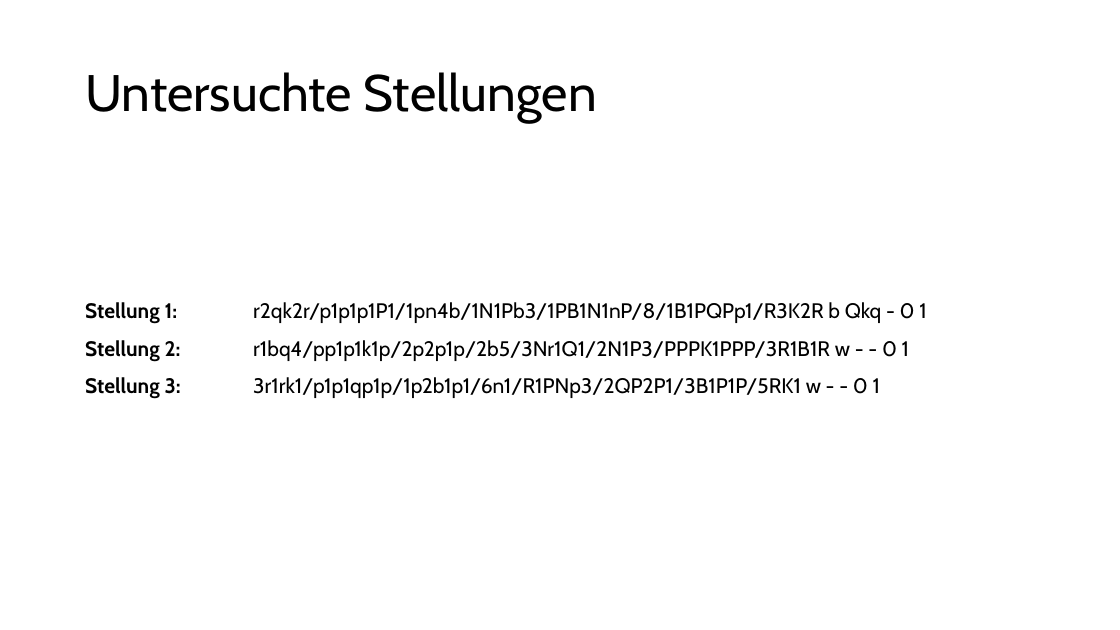
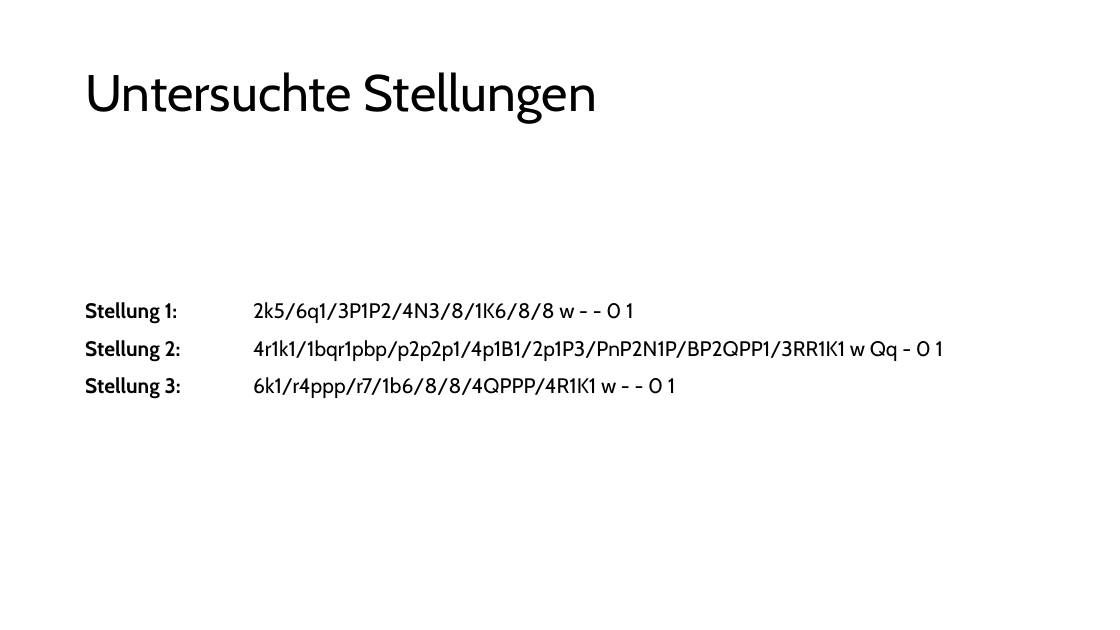
Before and after one commit to patrickzda/chess_engine, a slide deck: slide 4 of presentations/PJ_KI_MST3.pptx. Drawn at 1120x630 pixels with LibreOffice and Linux fonts; fonts in the diff are those of the drawing. Boxes give left, top, right and bottom in pixels: in the first picture for what was removed or moved away, otherwise in the second. Text is boxed around its words. In the diff, an @@ line names an element or a change of style, - is before the commit and + after.

```diff
--- a/presentations/PJ_KI_MST3.pptx
+++ b/presentations/PJ_KI_MST3.pptx
@@ text at [85, 302, 943, 399]: text changed @@
-Stellung 1: r2qk2r/p1p1p1P1/1pn4b/1N1Pb3/1PB1N1nP/8/1B1PQPp1/R3K2R b Qkq - 0 1
-Stellung 2: r1bq4/pp1p1k1p/2p2p1p/2b5/3Nr1Q1/2N1P3/PPPK1PPP/3R1B1R w - - 0 1
-Stellung 3: 3r1rk1/p1p1qp1p/1p2b1p1/6n1/R1PNp3/2QP2P1/3B1P1P/5RK1 w - - 0 1
+Stellung 1: 2k5/6q1/3P1P2/4N3/8/1K6/8/8 w - - 0 1
+Stellung 2: 4r1k1/1bqr1pbp/p2p2p1/4p1B1/2p1P3/PnP2N1P/BP2QPP1/3RR1K1 w Qq - 0 1
+Stellung 3: 6k1/r4ppp/r7/1b6/8/8/4QPPP/4R1K1 w - - 0 1
```
Also in this commit, not shown: 1 other slide changed, 1 other file.
